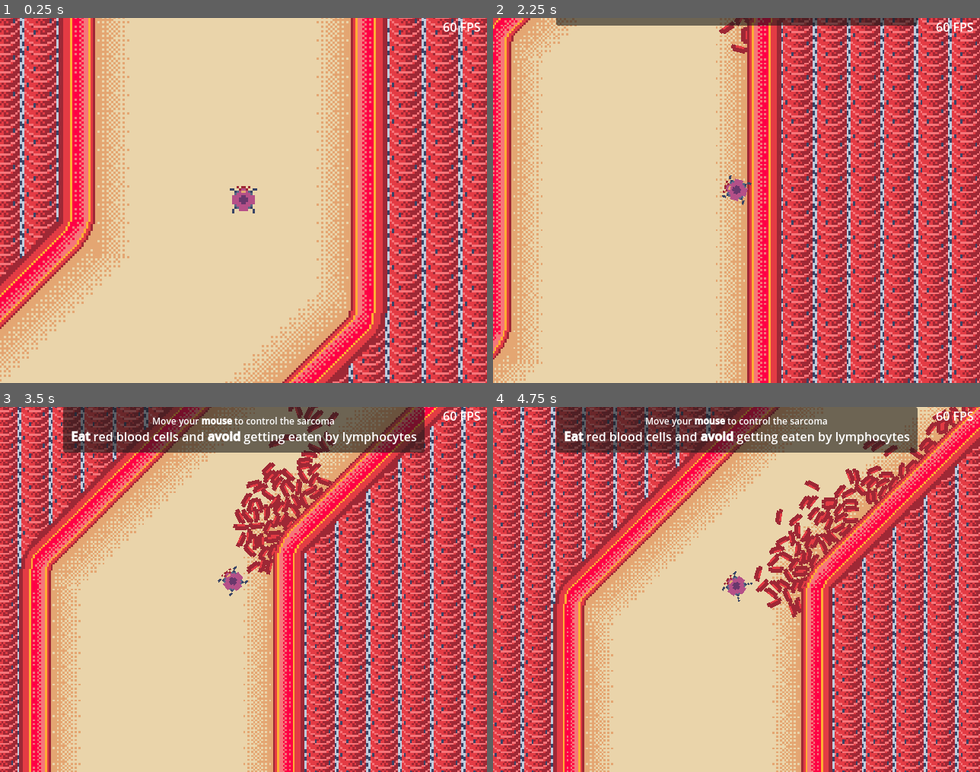
Above: before the commit, frames 1-4 (two rows, left to right).
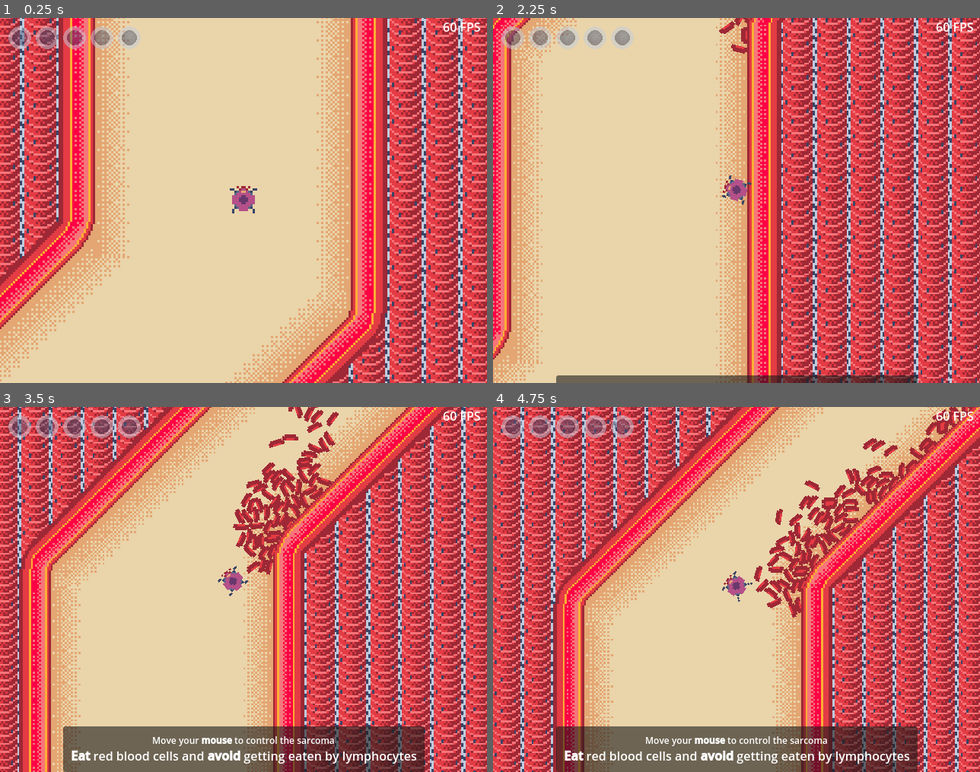
Above: after the commit, the same moments.

Repository: BertrandBordage/Bloody-Sarcoma
Game: Godot game, scene res://level_0.tscn
Same seed, same stepped clock (60 frames per second), same inputs: the game is played once before the commit and once after it.
Inputs (mouse positions are in pixels of both pictures, inside the frame that each line leads up to):
- Up to frame 1 (0.25 s): no input
- Up to frame 2 (2.25 s): move the mouse to (843, 182) at 0.52 s; click (843, 182) at 0.67 s; drag from (639, 218) to (770, 193) at 1.27 s; move the mouse to (785, 120) at 2.02 s; click (785, 120) at 2.17 s
- Up to frame 3 (3.5 s): drag from (219, 662) to (97, 534) at 2.77 s
- Up to frame 4 (4.75 s): move the mouse to (882, 644) at 3.52 s; click (882, 644) at 3.67 s; drag from (590, 534) to (663, 498) at 4.27 s

The runs differ from the first frame. In frame 1, 1.1% of the frame differs, in the area x 1-29%, y 2-9%; in frame 2, 4.2%; in frame 3, 19%; in frame 4, 19%, in the area x 1-88%, y 0-100%.

Commit message:
Adds a threat level system and healing through eating.

Diff:
--- a/Help.gd
+++ b/Help.gd
@@ -4,5 +4,5 @@
 func _ready():
     var tween: Tween = create_tween()
     tween.tween_property(self, "offset:y", 0, 0.5).set_delay(2.0)
-    tween.tween_property(self, "offset:y", -100, 0.5).set_delay(10.0)
+    tween.tween_property(self, "offset:y", 100, 0.5).set_delay(10.0)
     tween.tween_callback(queue_free)
--- /dev/null
+++ b/ThreatLevel.gd
@@ -0,0 +1,39 @@
+extends HBoxContainer
+
+
+@onready var textures: Array[Node] = get_children()
+
+
+func set_texture_transparent(texture: CanvasItem):
+    texture.modulate.a = 0.5
+
+
+func set_texture_opaque(texture: CanvasItem):
+    texture.modulate.a = 1.0
+
+
+func animate_texture(texture: CanvasItem, raised: bool = true):
+    var tween: Tween = create_tween().set_loops(6).set_ease(Tween.EASE_OUT)
+    tween.tween_callback(set_texture_opaque.bind(texture)).set_delay(0.5)
+    tween.tween_callback(set_texture_transparent.bind(texture)).set_delay(0.5)
+    if raised:
+        tween.connect("finished", set_texture_opaque.bind(texture))
+
+
+func set_textures_alpha(threat_level: int, raised: bool = true):
+    for i in range(textures.size()):
+        var texture: CanvasItem = textures[i]
+        if i < threat_level:
+            if raised:
+                animate_texture(texture, true)
+            else:
+                set_texture_opaque(texture)
+        elif i == threat_level and not raised:
+            animate_texture(texture, false)
+        else:
+            set_texture_transparent(texture)
+
+
+func _ready():
+    PlayerData.connect("threat_level_raised", set_textures_alpha.bind(true))
+    PlayerData.connect("threat_level_decreased", set_textures_alpha.bind(false))
--- /dev/null
+++ b/ThreatLevelCooldown.gd
@@ -0,0 +1,5 @@
+extends Timer
+
+
+func _on_timeout():
+    PlayerData.decrease_threat_level()
--- a/autoload/PlayerData.gd
+++ b/autoload/PlayerData.gd
@@ -1,3 +1,37 @@
 extends Node
 
+signal threat_level_raised(threat_level: int)
+signal threat_level_decreased(threat_level: int)
+
+const MAX_THREAT_LEVEL: float = 5.0
+# TODO: Remove available_mutations, we now get mutations from eating.
 var available_mutations: int = 0
+var threat_level: float = 0.0
+var cooldown_timer: Timer
+
+
+func raise_threat_level(amount: float):
+    if threat_level >= MAX_THREAT_LEVEL:
+        return
+    var previous_threat_level = threat_level
+    threat_level += amount
+    if floor(threat_level) == floor(previous_threat_level):
+        return
+    threat_level = floor(threat_level)
+    threat_level_raised.emit(threat_level)
+    var threat_level_before_wait = threat_level
+    create_tween().tween_property(
+        SpawnedFlow, "lymphocyte_probability",
+        PlayerData.threat_level,
+        30,
+    )
+    cooldown_timer.start()
+
+
+func decrease_threat_level():
+    threat_level = max(floor(threat_level) - 1, 0)
+    threat_level_decreased.emit(threat_level)
+    SpawnedFlow.lymphocyte_probability = threat_level
+
+    if threat_level > 0:
+        cooldown_timer.start()
--- a/bodies/cancer_cell.gd
+++ b/bodies/cancer_cell.gd
@@ -136,13 +136,25 @@
 
 func _on_attack_area_damage_dealt(body: RigidBody2D, earned_food: float):
     food += earned_food
+    %HealthComponent.health = min(
+        %HealthComponent.health + earned_food,
+        %HealthComponent.initial_health,
+    )
     if earned_food == 0:
         return
+
+    #
+    # Kills
+    #
+
+    if body.NAME == "Lymphocyte":
+        PlayerData.raise_threat_level(1.0)
     if body.NAME == "Neutrophil":
         for sibling in get_parent().get_children():
             if not sibling.has_mouth:
                 sibling.has_mouth = true
                 break
+        PlayerData.raise_threat_level(0.5)
     if body.NAME == "Bacteria":
         if has_bottom_flagellum:
             if has_top_flagellum:
--- a/bodies/neutrophil.tscn
+++ b/bodies/neutrophil.tscn
@@ -64,7 +64,7 @@
 [node name="AnimatedSprite2D" type="AnimatedSprite2D" parent="HealthComponent"]
 sprite_frames = SubResource("SpriteFrames_gdbce")
 autoplay = "default"
-frame_progress = 0.0302918
+frame_progress = 0.0865916
 
 [node name="CollisionShape2D" type="CollisionShape2D" parent="."]
 shape = SubResource("CircleShape2D_pyts1")
@@ -72,7 +72,7 @@
 [node name="AttackArea" parent="." instance=ExtResource("4_i6ge5")]
 unique_name_in_owner = true
 collision_mask = 33
-damage = 0.5
+damage = 0.25
 
 [node name="CollisionShape2D" type="CollisionShape2D" parent="AttackArea"]
 position = Vector2(0, -9)
--- a/level_0.tscn
+++ b/level_0.tscn
@@ -1,8 +1,7 @@
-[gd_scene load_steps=5 format=3 uid="uid://blxa6cowlkfxu"]
+[gd_scene load_steps=4 format=3 uid="uid://blxa6cowlkfxu"]
 
 [ext_resource type="Script" path="res://level_0.gd" id="1_6mmf6"]
 [ext_resource type="PackedScene" uid="uid://dm0f3yccbu33i" path="res://blood_vessel.tscn" id="1_061b8"]
-[ext_resource type="PackedScene" uid="uid://dawsk28a6rcs6" path="res://utils/fps.tscn" id="4_pmgej"]
 [ext_resource type="PackedScene" uid="uid://11qi1e3xb58u" path="res://playable_cell_cluster.tscn" id="6_1ntlw"]
 
 [node name="Level0" type="Node2D"]
@@ -14,13 +13,3 @@
 [node name="PlayableCellCluster" parent="." instance=ExtResource("6_1ntlw")]
 unique_name_in_owner = true
 position = Vector2(1024, 24)
-
-[node name="CanvasLayer" type="CanvasLayer" parent="."]
-
-[node name="FPS" parent="CanvasLayer" instance=ExtResource("4_pmgej")]
-offset_left = 568.0
-offset_top = 0.0
-offset_right = 632.0
-offset_bottom = 24.0
-text = "?? FPS"
-horizontal_alignment = 2
--- a/playable_cell_cluster.gd
+++ b/playable_cell_cluster.gd
@@ -10,7 +10,7 @@
 
 func _ready():
     SpawnedFlow.spawn_container = %Spawned
-    create_tween().tween_property(SpawnedFlow, "lymphocyte_probability", 4.0, 240).set_delay(20)
+    PlayerData.cooldown_timer = %ThreatLevelCooldown
 
 
 func _process(_delta):
--- a/playable_cell_cluster.tscn
+++ b/playable_cell_cluster.tscn
@@ -1,8 +1,12 @@
-[gd_scene load_steps=5 format=3 uid="uid://11qi1e3xb58u"]
+[gd_scene load_steps=9 format=3 uid="uid://11qi1e3xb58u"]
 
 [ext_resource type="Script" path="res://playable_cell_cluster.gd" id="1_0yc8o"]
 [ext_resource type="PackedScene" uid="uid://0irp083fvy7v" path="res://cancer_cell_cluster.tscn" id="2_h8kyo"]
+[ext_resource type="Script" path="res://ThreatLevel.gd" id="3_1fjrt"]
+[ext_resource type="Script" path="res://ThreatLevelCooldown.gd" id="3_21bpp"]
+[ext_resource type="Texture2D" uid="uid://bk0nq1hsqnn5r" path="res://sprites/lymphocyte.png" id="3_obfec"]
 [ext_resource type="Script" path="res://Help.gd" id="3_pwehu"]
+[ext_resource type="PackedScene" uid="uid://dawsk28a6rcs6" path="res://utils/fps.tscn" id="4_5xils"]
 
 [sub_resource type="RectangleShape2D" id="RectangleShape2D_0i2i1"]
 size = Vector2(416, 368)
@@ -33,6 +37,62 @@
 [node name="SpawnExclusionShape" type="CollisionPolygon2D" parent="Camera2D"]
 unique_name_in_owner = true
 polygon = PackedVector2Array(-176, -152, 176, -152, 176, 152, -176, 152)
+
+[node name="ThreatLevelCooldown" type="Timer" parent="."]
+unique_name_in_owner = true
+wait_time = 30.0
+one_shot = true
+script = ExtResource("3_21bpp")
+
+[node name="Overlay" type="CanvasLayer" parent="."]
+
+[node name="MarginContainer" type="MarginContainer" parent="Overlay"]
+offset_right = 40.0
+offset_bottom = 40.0
+theme_override_constants/margin_left = 10
+theme_override_constants/margin_top = 10
+
+[node name="ThreatLevel" type="HBoxContainer" parent="Overlay/MarginContainer"]
+layout_mode = 2
+script = ExtResource("3_1fjrt")
+
+[node name="TextureRect" type="TextureRect" parent="Overlay/MarginContainer/ThreatLevel"]
+modulate = Color(1, 1, 1, 0.498039)
+layout_mode = 2
+texture = ExtResource("3_obfec")
+stretch_mode = 5
+
+[node name="TextureRect2" type="TextureRect" parent="Overlay/MarginContainer/ThreatLevel"]
+modulate = Color(1, 1, 1, 0.498039)
+layout_mode = 2
+texture = ExtResource("3_obfec")
+stretch_mode = 5
+
+[node name="TextureRect3" type="TextureRect" parent="Overlay/MarginContainer/ThreatLevel"]
+modulate = Color(1, 1, 1, 0.498039)
+layout_mode = 2
+texture = ExtResource("3_obfec")
+stretch_mode = 5
+
+[node name="TextureRect4" type="TextureRect" parent="Overlay/MarginContainer/ThreatLevel"]
+modulate = Color(1, 1, 1, 0.498039)
+layout_mode = 2
+texture = ExtResource("3_obfec")
+stretch_mode = 5
+
+[node name="TextureRect5" type="TextureRect" parent="Overlay/MarginContainer/ThreatLevel"]
+modulate = Color(1, 1, 1, 0.498039)
+layout_mode = 2
+texture = ExtResource("3_obfec")
+stretch_mode = 5
+
+[node name="FPS" parent="Overlay" instance=ExtResource("4_5xils")]
+offset_left = 568.0
+offset_top = 0.0
+offset_right = 632.0
+offset_bottom = 24.0
+text = "?? FPS"
+horizontal_alignment = 2
 
 [node name="SacrificeUI" type="CanvasLayer" parent="."]
 unique_name_in_owner = true
@@ -167,18 +227,21 @@
 if propulsion is enough"
 
 [node name="Help" type="CanvasLayer" parent="."]
-offset = Vector2(0, -100)
-transform = Transform2D(1, 0, 0, 1, 0, -100)
+offset = Vector2(0, 100)
+transform = Transform2D(1, 0, 0, 1, 0, 100)
 script = ExtResource("3_pwehu")
 
 [node name="PanelContainer" type="PanelContainer" parent="Help"]
-anchors_preset = 5
+anchors_preset = 7
 anchor_left = 0.5
+anchor_top = 1.0
 anchor_right = 0.5
-offset_left = -169.5
-offset_right = 169.5
-offset_bottom = 43.0
+anchor_bottom = 1.0
+offset_left = -237.5
+offset_top = -60.0
+offset_right = 237.5
 grow_horizontal = 2
+grow_vertical = 0
 
 [node name="MarginContainer" type="MarginContainer" parent="Help/PanelContainer"]
 layout_mode = 2
@@ -196,6 +259,7 @@
 autowrap_mode = 0
 
 [connection signal="body_exited" from="Camera2D/LoadedArea" to="." method="_on_loaded_area_body_exited"]
+[connection signal="timeout" from="ThreatLevelCooldown" to="ThreatLevelCooldown" method="_on_timeout"]
 [connection signal="pressed" from="SacrificeUI/PanelContainer/MarginContainer/VBoxContainer/SacrificeButton" to="." method="_on_sacrifice_pressed"]
 [connection signal="pressed" from="MutateUI/PanelContainer/MarginContainer/VBoxContainer/HBoxContainer/MouthContainer/MouthButton" to="." method="_on_mouth_pressed"]
 [connection signal="pressed" from="MutateUI/PanelContainer/MarginContainer/VBoxContainer/HBoxContainer/BottomFlagellumContainer/BottomFlagellumButton" to="." method="_on_bottom_flagellum_pressed"]
Binary file added: sprites/lymphocyte.png
Not shown, added: sprites/lymphocyte.png.import
Not shown, changed: music/.mscbackup/.Bloody Sarcoma.mscz~
Not shown, changed: music/Bloody Sarcoma.mscz
